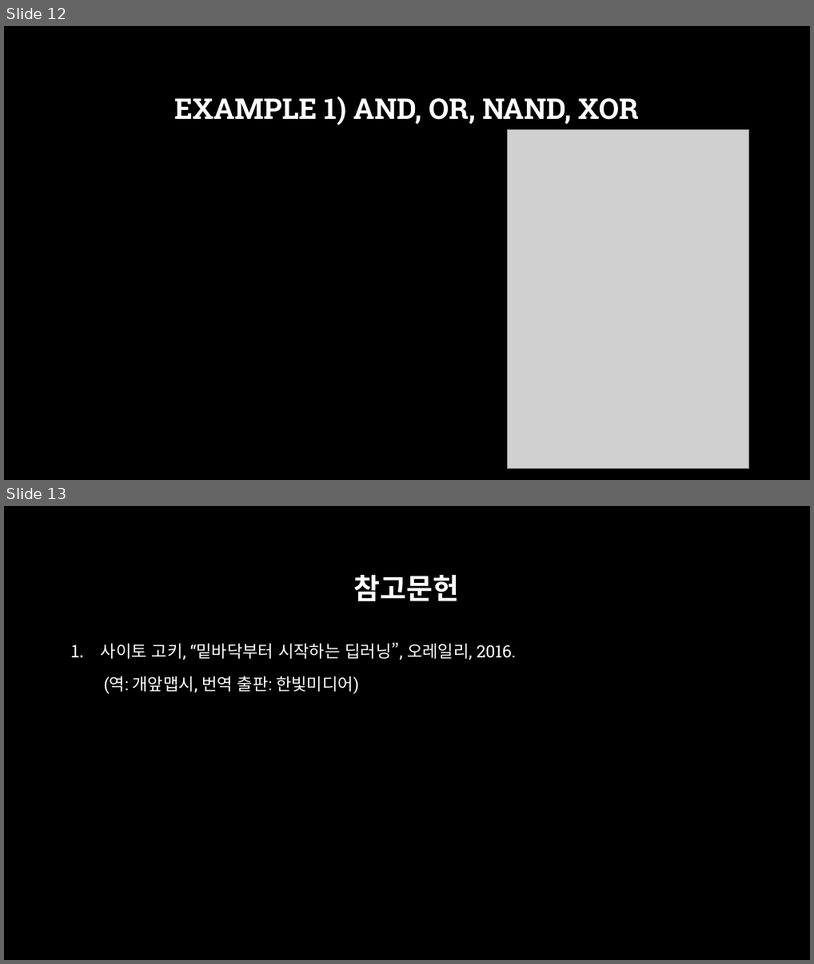
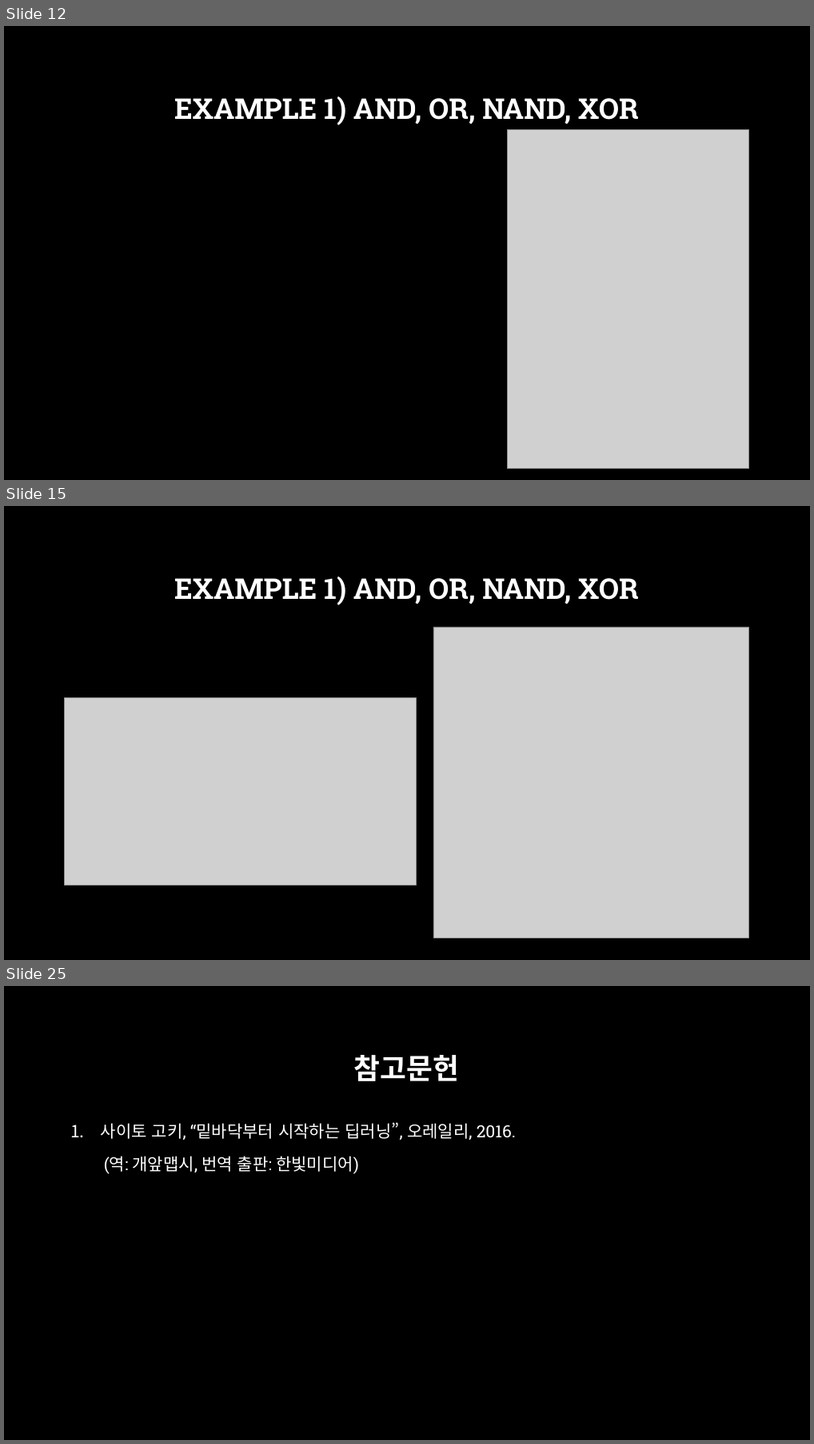
Before and after one commit to across0406/2017-GNU-Science-Camp-of-Computer-Science, a slide deck: ppt/4. 퍼셉트론 및 신경망.pptx. Shown one above the other, each under a label of ours: slides 12 and 13 before the commit, slides 12, 15 and 25 after it; the slides between them are not shown. The pictures are 814x964 and 814x1444 pixels, drawn with LibreOffice and Linux fonts; fonts in the diff are those of the drawing; grey boxes stand for pictures; background and template pictures are left out. Boxes give left, top, right and bottom in pixels: in the first picture for what was removed or moved away, otherwise in the second. Text is boxed around its words. In the diff, an @@ line names an element or a change of style, - is before the commit and + after.

```diff
--- a/ppt/4. 퍼셉트론 및 신경망.pptx
+++ b/ppt/4. 퍼셉트론 및 신경망.pptx
@@ slide 15 added at (4, 506, 810, 960), background picture (left out) @@
@@ title added at (174, 576, 638, 605), 34 pt, text #FFFFFF, bold @@
+EXAMPLE 1) AND, OR, NAND, XOR
@@ picture added at (434, 627, 750, 938) @@
@@ picture added at (65, 698, 417, 884) @@
@@ what was slide 13 is now slide 25 @@
```
Also in this commit, not shown: 5 slides changed, 11 other slides added, 9 other files.
